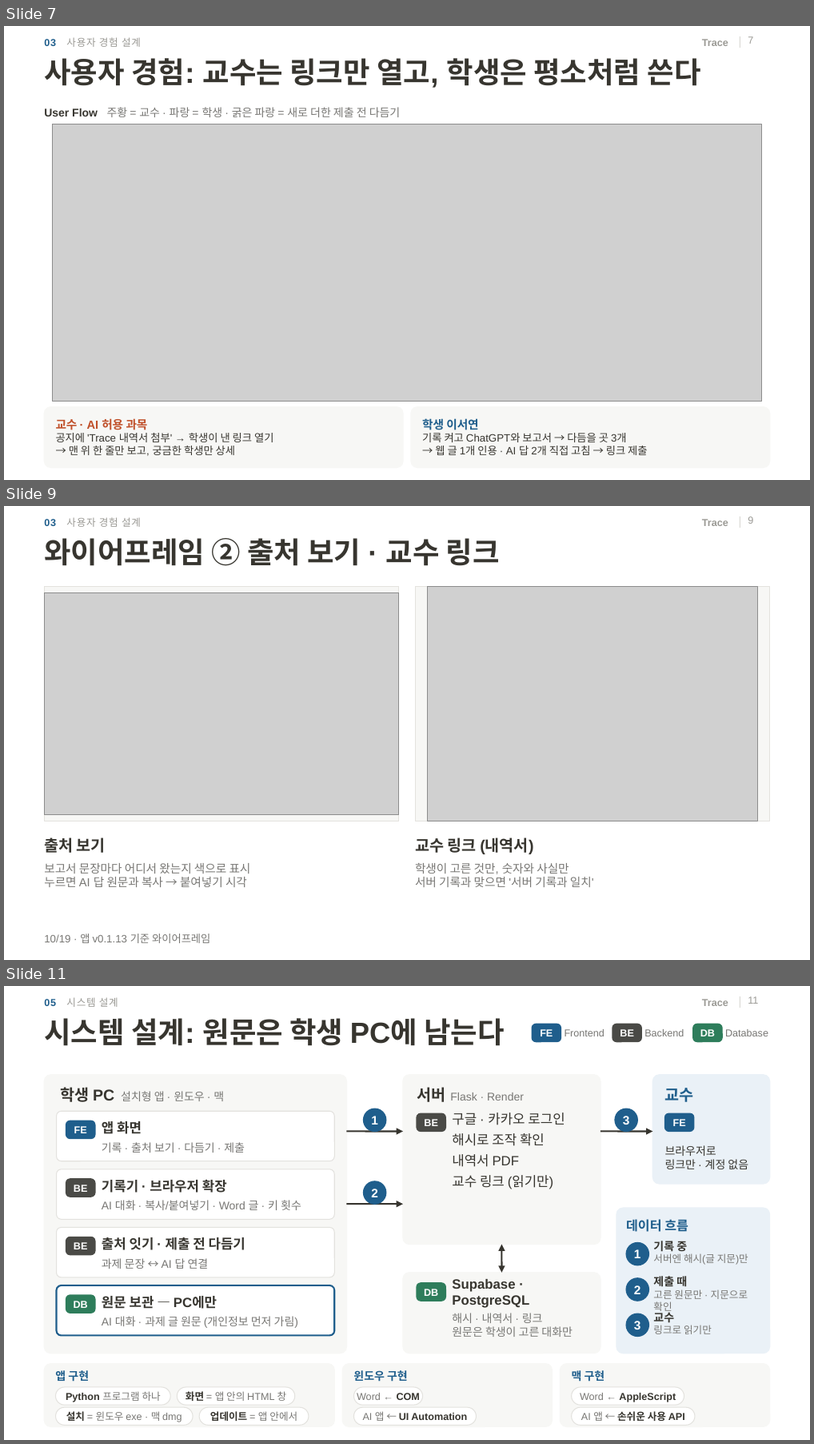
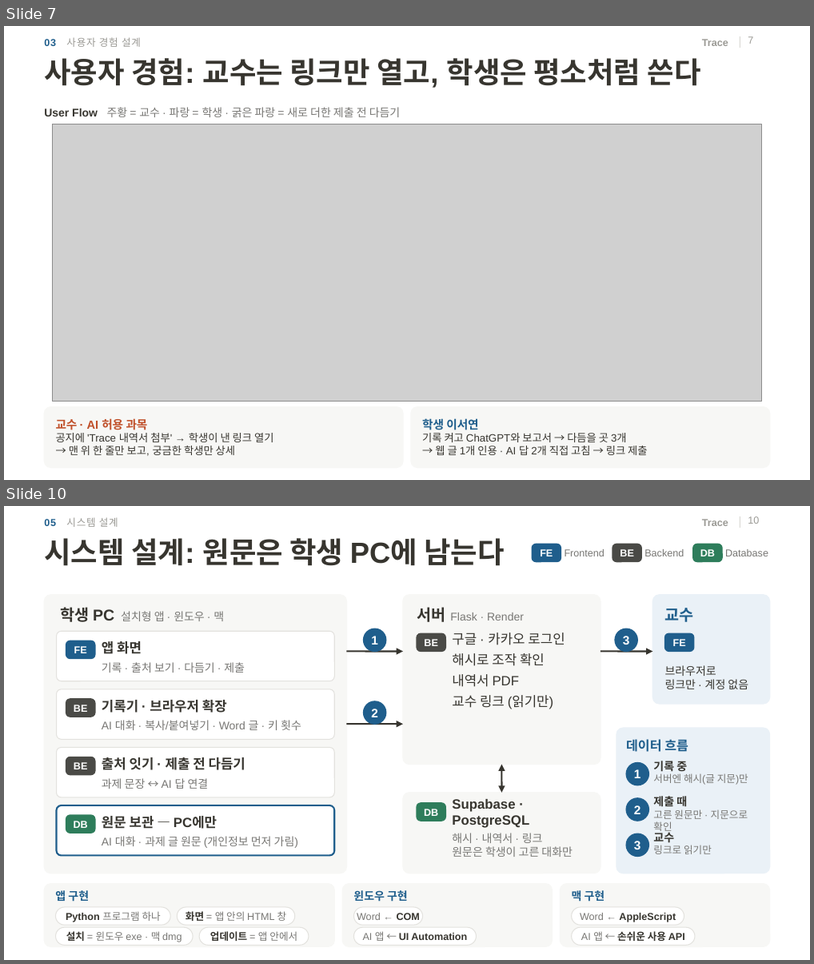
Before and after one commit to 20233014-KYH/trace, a slide deck: deck/중간발표_김용현.pptx. Shown one above the other, each under a label of ours: slides 7, 9 and 11 before the commit, slides 7 and 10 after it; the slides between them are not shown. The pictures are 814x1444 and 814x964 pixels, drawn with LibreOffice and Linux fonts; fonts in the diff are those of the drawing; grey boxes stand for pictures; background and template pictures are left out. Boxes give left, top, right and bottom in pixels: in the first picture for what was removed or moved away, otherwise in the second. Text is boxed around its words. In the diff, an @@ line names an element or a change of style, - is before the commit and + after.

```diff
--- a/deck/중간발표_김용현.pptx
+++ b/deck/중간발표_김용현.pptx
@@ slide 9 removed at <box>4,506,810,960</box>, background #FFFFFF; not listed: 2 template elements that a slide beside it also shows @@
@@ text removed at <box>44,517,141,527</box> @@
-03 사용자 경험 설계
@@ page number removed at <box>748,516,754,524</box> @@
-9
@@ title removed at <box>44,538,500,566</box> @@
-와이어프레임 ② 출처 보기 · 교수 링크
@@ rectangle removed at <box>44,587,399,820</box> @@
@@ picture removed at <box>44,592,399,815</box> @@
@@ rectangle removed at <box>415,587,770,820</box> @@
@@ picture removed at <box>427,587,758,820</box> @@
@@ text removed at <box>44,837,106,852</box> @@
-출처 보기
@@ text removed at <box>415,837,534,854</box> @@
-교수 링크 (내역서)
@@ text removed at <box>44,863,251,887</box> @@
-보고서 문장마다 어디서 왔는지 색으로 표시
-누르면 AI 답 원문과 복사 → 붙여넣기 시각
@@ text removed at <box>415,863,594,887</box> @@
-학생이 고른 것만, 숫자와 사실만
-서버 기록과 맞으면 '서버 기록과 일치'
@@ text removed at <box>44,933,210,943</box> @@
-10/19 · 앱 v0.1.13 기준 와이어프레임
@@ what was slide 11 is now slide 10 @@
@@ page number at <box>748,516,759,524</box>: text changed @@
-11
+10
```
Also in this commit, not shown: 3 slides changed, 1 other slide removed, 5 other files.
